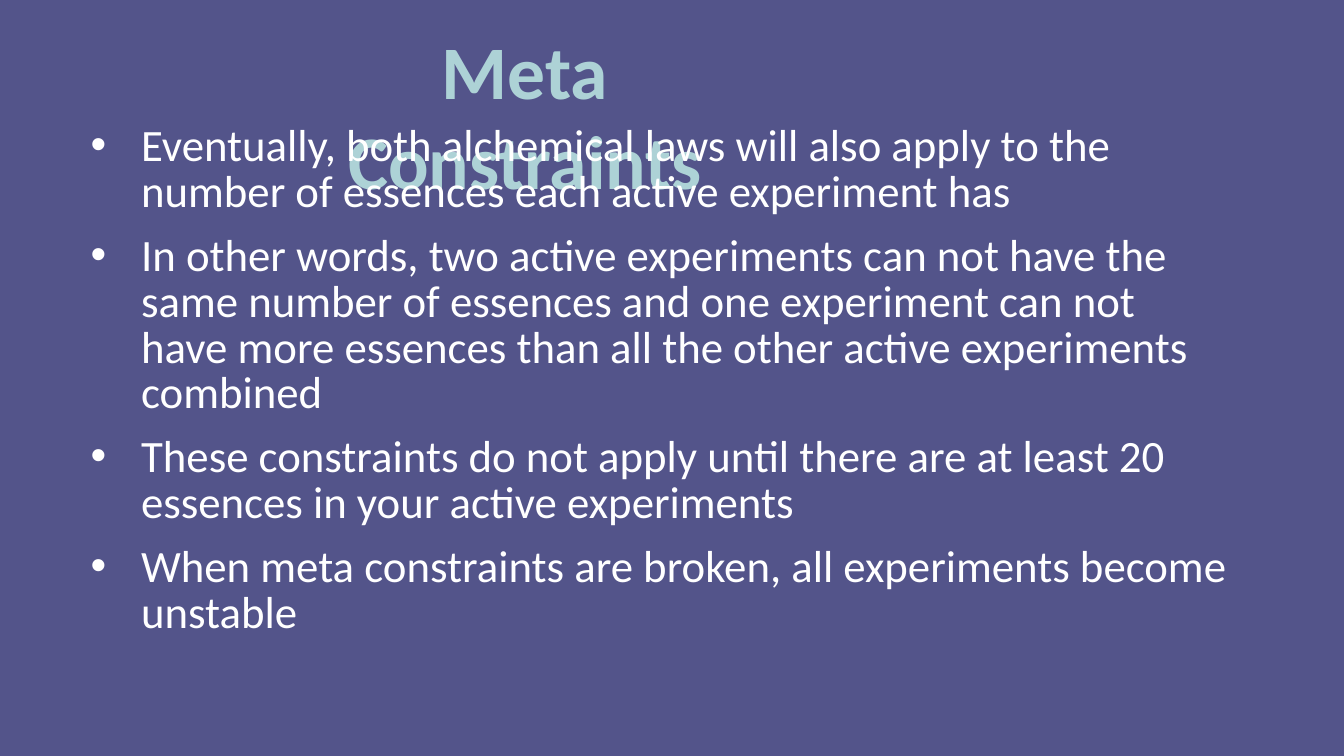
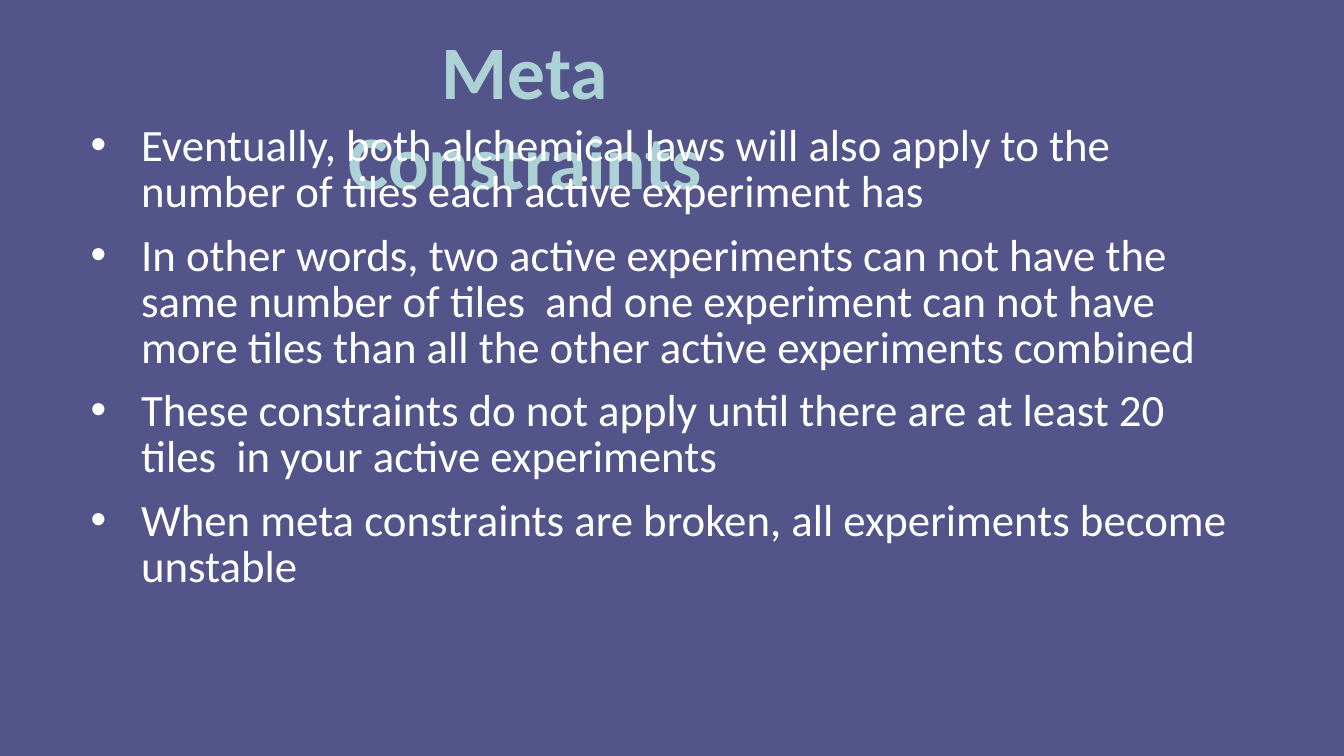
Before and after one commit to ninjacreeper47/Meriam-s-Trial, a slide deck: slide 5 of Assets/How to Play/Instructions.pptx (slide 4 before the commit). Drawn at 1344x756 pixels with LibreOffice and Linux fonts; fonts in the diff are those of the drawing. Boxes give left, top, right and bottom in pixels: in the first picture for what was removed or moved away, otherwise in the second. Text is boxed around its words. In the diff, an @@ line names an element or a change of style, - is before the commit and + after.

Commit message:
practice experiments part 1

```diff
--- a/Assets/How to Play/Instructions.pptx
+++ b/Assets/How to Play/Instructions.pptx
@@ text at box(141, 130, 1195, 479): text changed @@
-• Eventually, both alchemical laws will also apply to the number of essences each active experiment has
-• In other words, two active experiments can not have the same number of essences and one experiment can not have more essences than all the other active experiments combined
-• These constraints do not apply until there are at least 20 essences in your active experiments
+• Eventually, both alchemical laws will also apply to the number of tiles each active experiment has
+• In other words, two active experiments can not have the same number of tiles and one experiment can not have more tiles than all the other active experiments combined
+• These constraints do not apply until there are at least 20 tiles in your active experiments
```
Also in this commit, not shown: 4 other slides changed, 2 slides added, 13 other files.
